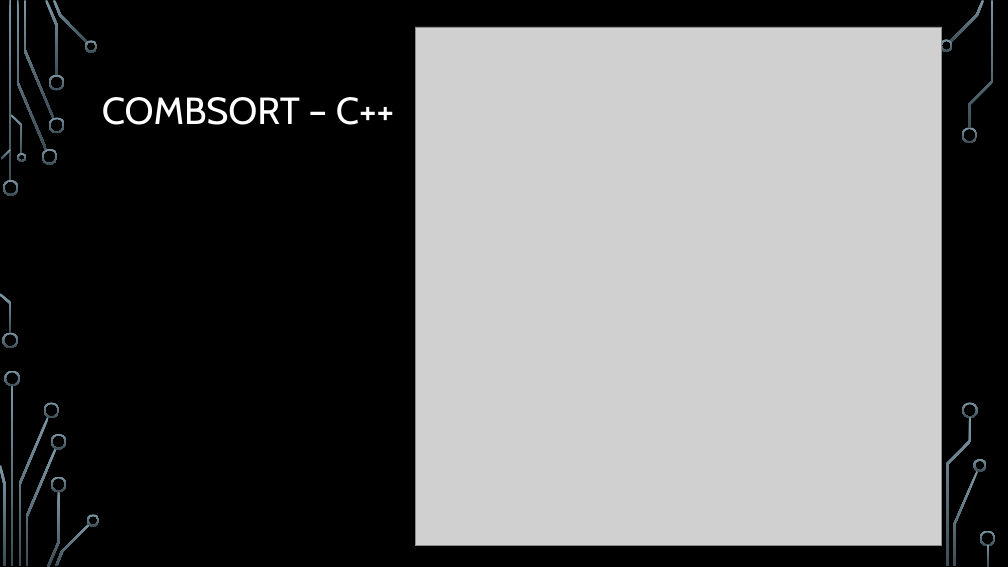
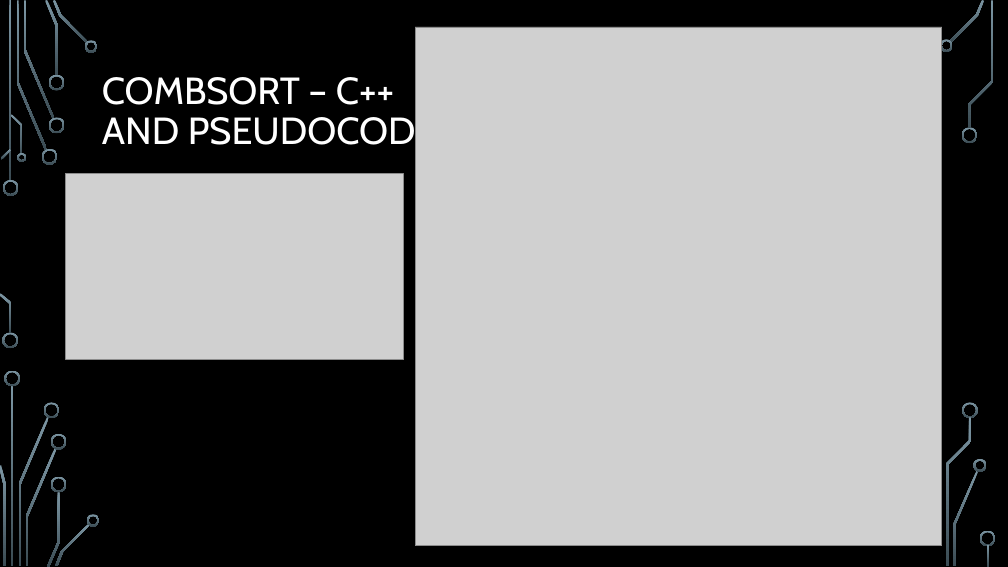
Before and after one commit to d-petrov/SortingAlgorithms, a slide deck: slide 31 of docs/sorting algorithms - presentation/Sortierverfahren.pptx (slide 32 before the commit). Drawn at 1008x567 pixels with LibreOffice and Linux fonts; fonts in the diff are those of the drawing; grey boxes stand for pictures; background and template pictures are left out. Boxes give left, top, right and bottom in pixels: in the first picture for what was removed or moved away, otherwise in the second. Text is boxed around its words. In the diff, an @@ line names an element or a change of style, - is before the commit and + after.

```diff
--- a/docs/sorting algorithms - presentation/Sortierverfahren.pptx
+++ b/docs/sorting algorithms - presentation/Sortierverfahren.pptx
@@ title at [102, 77, 437, 153]: text changed @@
-COMBSORT – C++
+COMBSORT – C++
+AND PSEUDOCODE
@@ picture added at [66, 174, 404, 360] @@
```
Also in this commit, not shown: 3 slides added, 1 slide removed, 4 other files.
